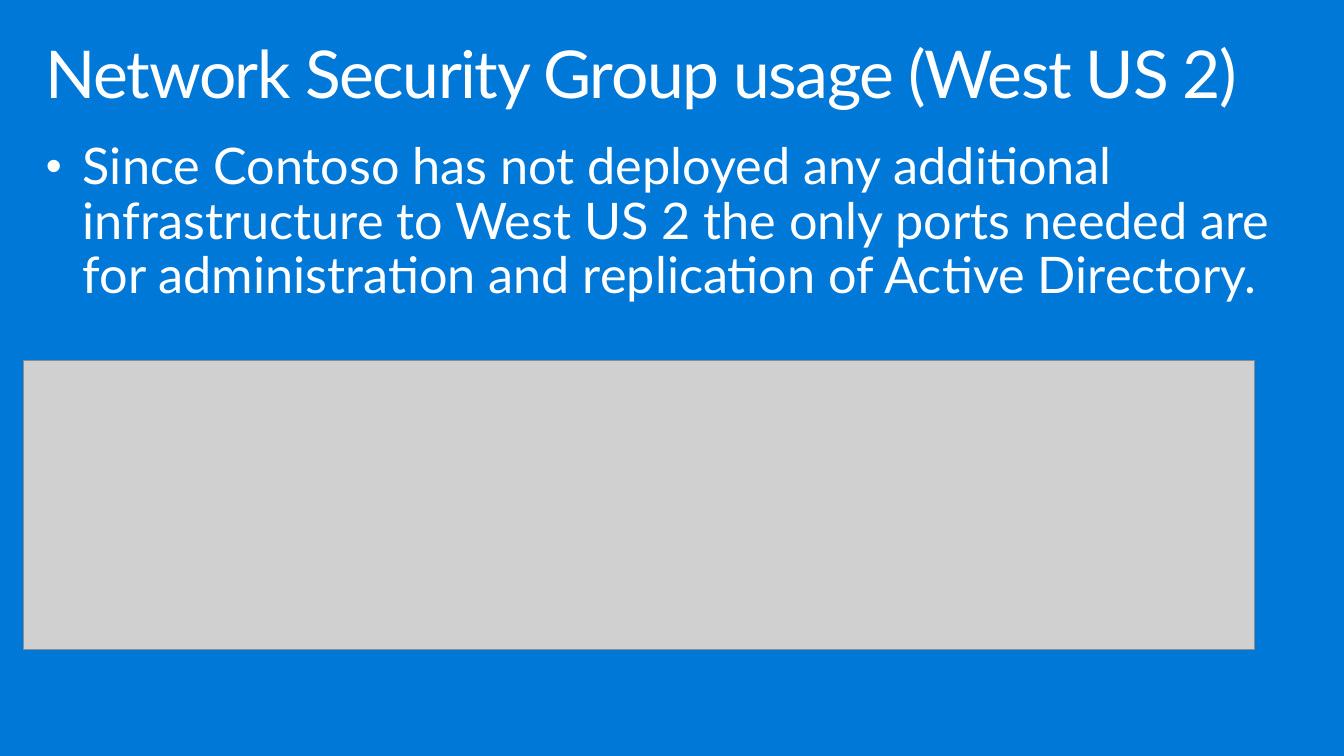
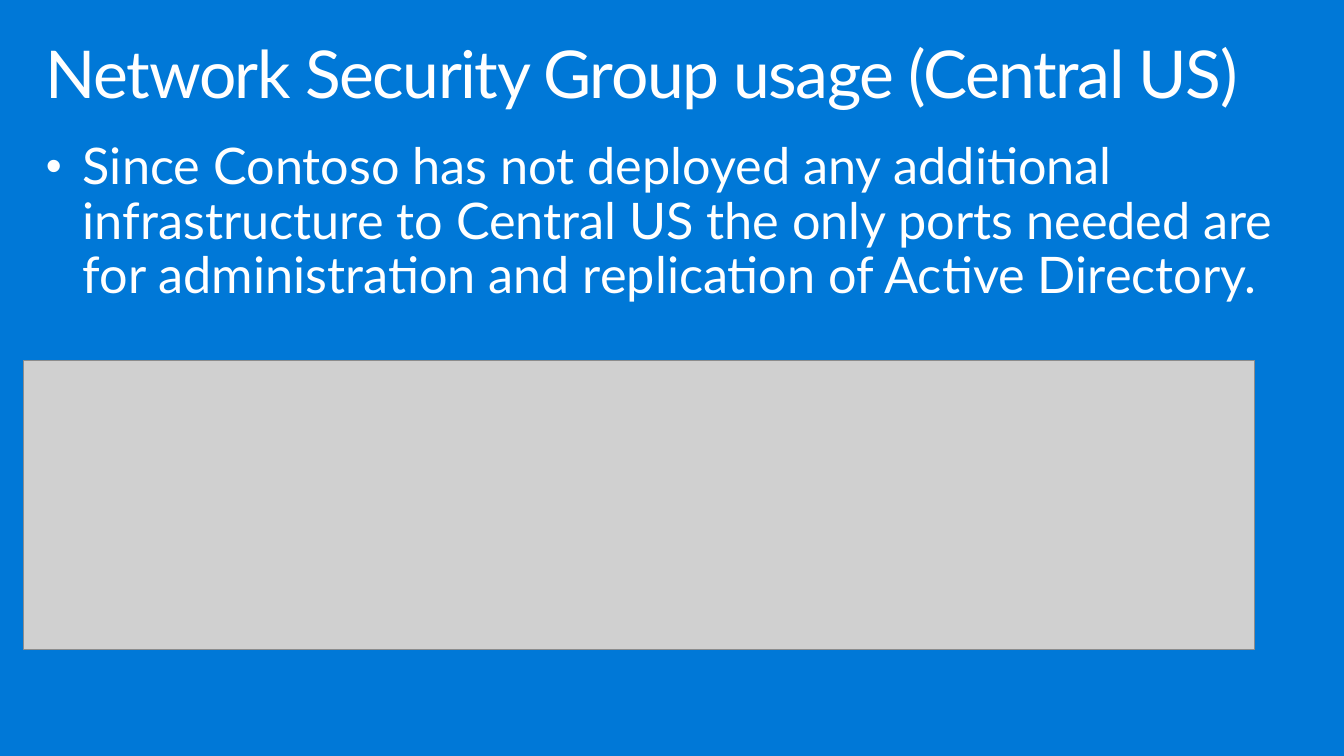
Before and after one commit to microsoft/MCW-Building-a-resilient-IaaS-architecture, a slide deck: slide 23 of Whiteboard design session/WDS trainer presentation - Building a resilient IaaS architecture.pptx. Drawn at 1344x756 pixels with LibreOffice and Linux fonts; fonts in the diff are those of the drawing; grey boxes stand for pictures. Boxes give left, top, right and bottom in pixels: in the first picture for what was removed or moved away, otherwise in the second. Text is boxed around its words. In the diff, an @@ line names an element or a change of style, - is before the commit and + after.

Commit message:
Updated WDS
Updated WDS to reflect new operating locations and Azure regions for Contoso to accomodated the HOL

```diff
--- a/Whiteboard design session/WDS trainer presentation - Building a resilient IaaS architecture.pptx
+++ b/Whiteboard design session/WDS trainer presentation - Building a resilient IaaS architecture.pptx
@@ title at (46,47,1238,110): text changed @@
-Network Security Group usage (West US 2)
+Network Security Group usage (Central US)
@@ text at (83,147,1273,302): text changed @@
-• Since Contoso has not deployed any additional infrastructure to West US 2 the only ports needed are for administration and replication of Active Directory.
+• Since Contoso has not deployed any additional infrastructure to Central US the only ports needed are for administration and replication of Active Directory.
```
Also in this commit, not shown: 9 other slides changed, 7 other files.
